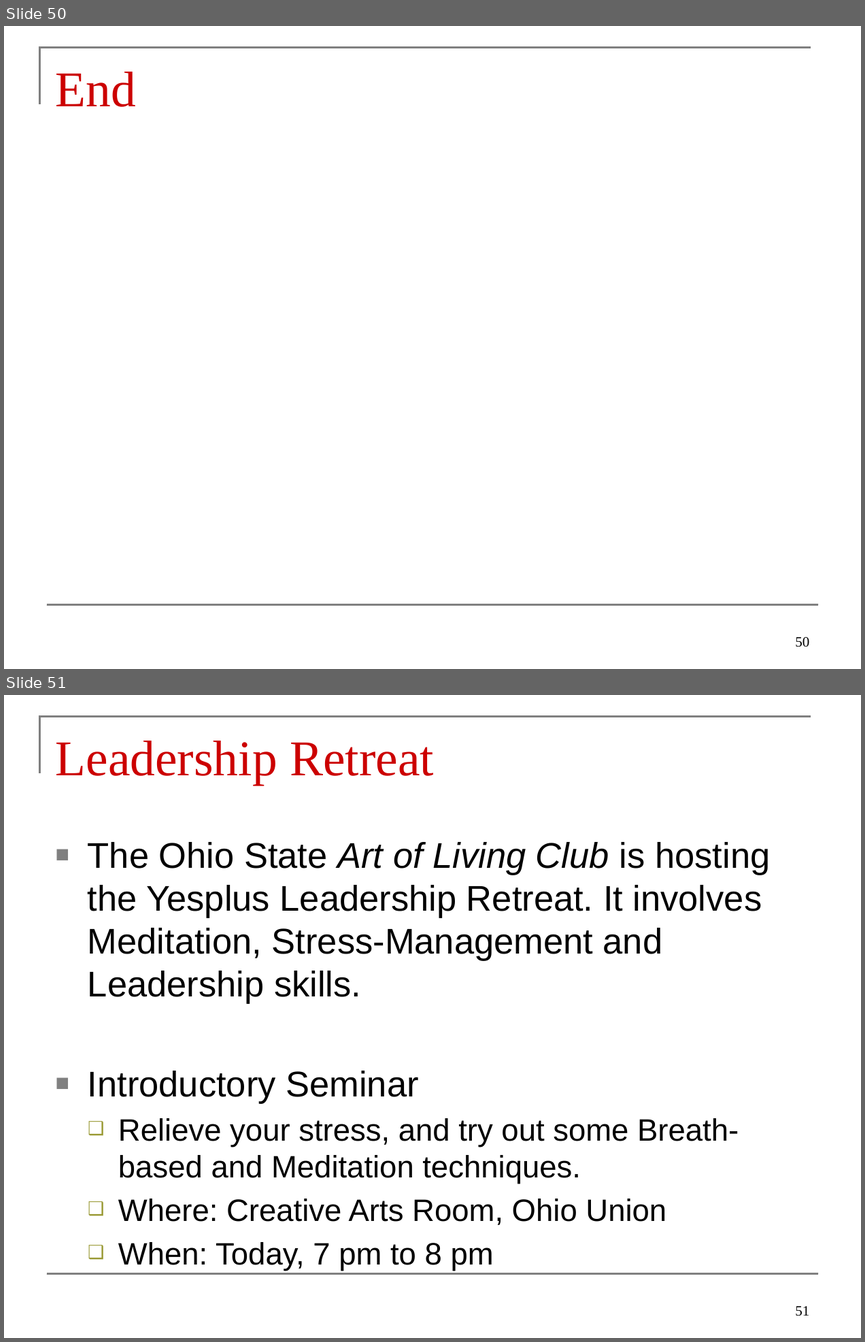
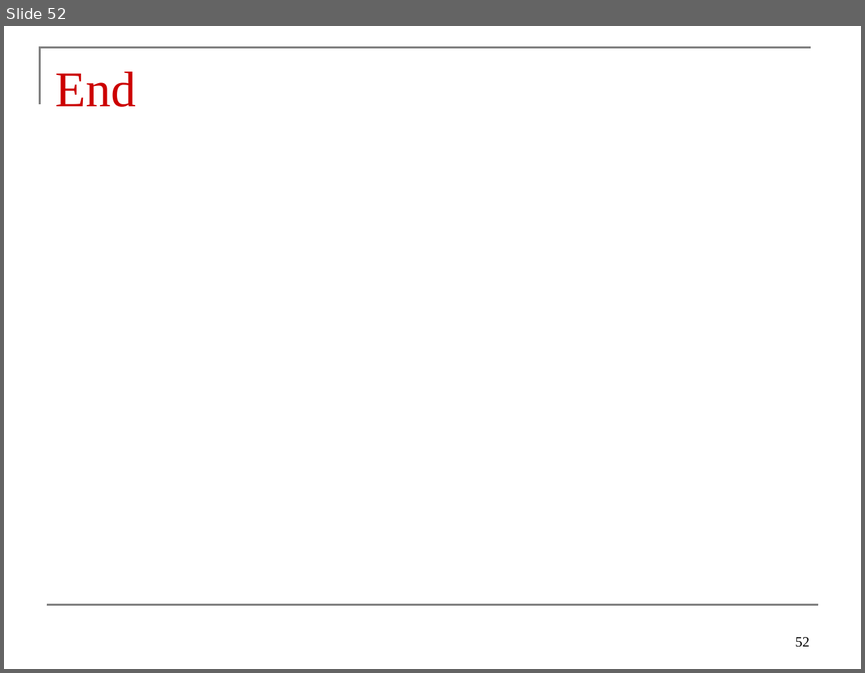
Before and after one commit to prashantserai/prashantserai.github.io, a slide deck: files/03Branching.pptx. Shown one above the other, each under a label of ours: slides 50 and 51 before the commit, slide 52 after it. The pictures are 865x1342 and 865x673 pixels, drawn with LibreOffice and Linux fonts; fonts in the diff are those of the drawing. Boxes give left, top, right and bottom in pixels: in the first picture for what was removed or moved away, otherwise in the second. Text is boxed around its words. In the diff, an @@ line names an element or a change of style, - is before the commit and + after.

```diff
--- a/files/03Branching.pptx
+++ b/files/03Branching.pptx
@@ slide 51 removed at <box>4,695,861,1338</box>, background #FFFFFF; not listed: 2 template elements that a slide beside it also shows @@
@@ title removed at <box>56,741,434,785</box> @@
-Leadership Retreat
@@ text removed at <box>88,842,770,1270</box> @@
-■ The Ohio State Art of Living Club is hosting the Yesplus Leadership Retreat. It involves Meditation, Stress-Management and Leadership skills.
-■ Introductory Seminar
-  ❑ Relieve your stress, and try out some Breath-based and Meditation techniques.
-  ❑ Where: Creative Arts Room, Ohio Union
-  ❑ When: Today, 7 pm to 8 pm
@@ page number removed at <box>795,1306,809,1316</box> @@
-51
@@ what was slide 50 is now slide 52 @@
@@ page number at <box>795,637,809,647</box>: text changed @@
-50
+52
```
Also in this commit, not shown: 1 slide changed, 2 slides added.
